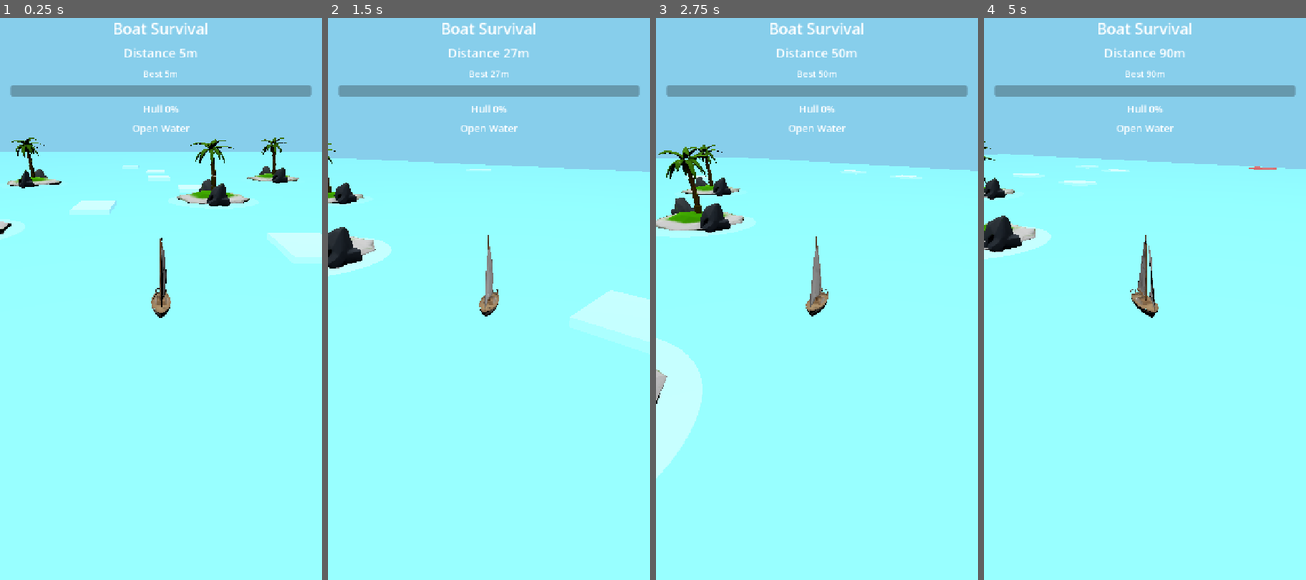
Above: before the commit, frames 1-4 (left to right).
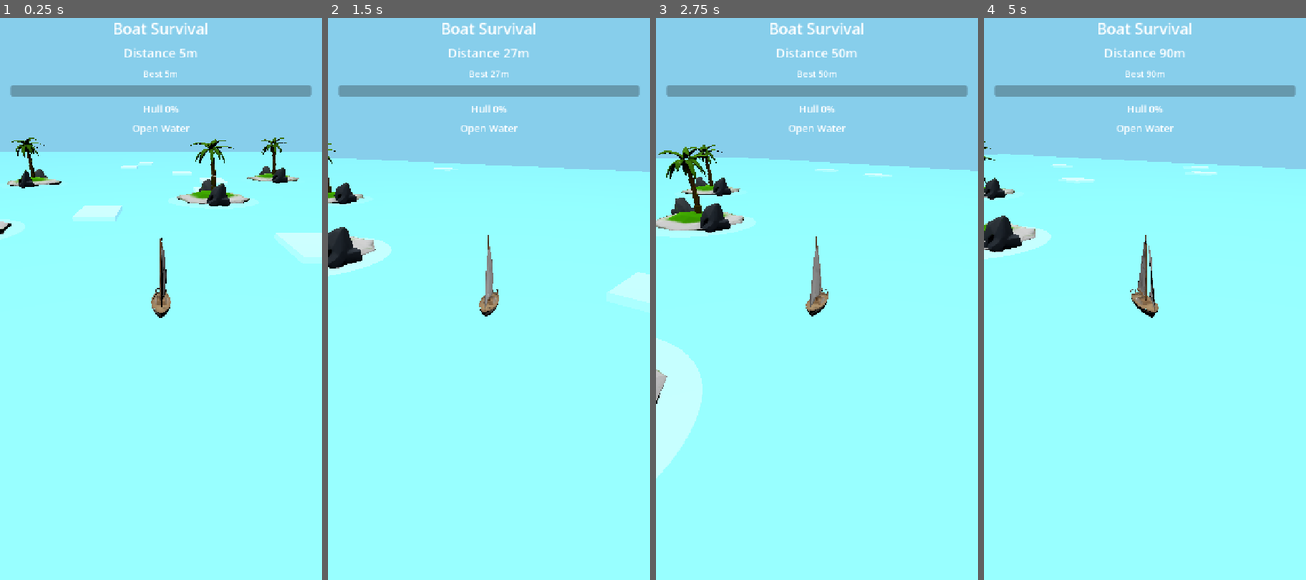
Above: after the commit, the same moments.

Repository: lseyesl/ai_game_board
Game: Godot game, scene res://scenes/main/Main.tscn
Two runs of this game, one before a commit and one after it. Both use one fixed random seed, a clock stepped at 60 frames per second and the inputs below.
Inputs (mouse positions are in pixels of both pictures, inside the frame that each line leads up to):
- Up to frame 1 (0.25 s): no input
- Up to frame 2 (1.5 s): tap Enter (ui_accept) at 0.5, 0.77 s; move the mouse to (559, 265) at 0.52 s; hold Right (ui_right) 0.53-1.28 s; click (559, 265) at 0.67 s; move the mouse to (424, 321) at 1.27 s; hold Left (ui_left) from 1.28 s (still down)
- Up to frame 3 (2.75 s): tap Enter (ui_accept) at 1.52 s; move the mouse to (849, 169) at 2.02 s; release Left (ui_left) at 2.03 s; hold Right (ui_right) from 2.03 s (still down)
- Up to frame 4 (5 s): move the mouse to (1128, 405) at 2.77 s; click (1128, 405) at 2.92 s; tap Enter (ui_accept) at 3.02, 3.77, 4.52 s; move the mouse to (1241, 377) at 3.52 s; release Right (ui_right) at 3.53 s; hold Left (ui_left) from 3.53 s (still down); move the mouse to (1048, 209) at 4.27 s

The runs differ from the first frame. In frame 1, 1.0% of the frame differs, in the area x 21-100%, y 25-44%; in frame 2, 1.7%, in the area x 32-100%, y 26-58%; in frame 3, 0.1%; in frame 4, 0.4%.

Commit message:
feat: wire lateral drift from WaveSpawner to WaveZone
Ultraworked with [Sisyphus](https://github.com/code-yeongyu/oh-my-openagent)

Co-authored-by: Sisyphus <clio-agent@sisyphuslabs.ai>

Diff:
--- a/scripts/waves/wave_spawner.gd
+++ b/scripts/waves/wave_spawner.gd
@@ -116,4 +116,6 @@
 		profile.lift_force = randf_range(4.0, 8.0)
 		profile.damage_risk = randf_range(6.0, 10.0)
 	wave.reset_for_spawn(spawn_position, profile)
+	var drift_sign := -1.0 if randf() < 0.5 else 1.0
+	wave.configure_drift(right * drift_sign * profile.drift_speed)
 	add_child(wave)
